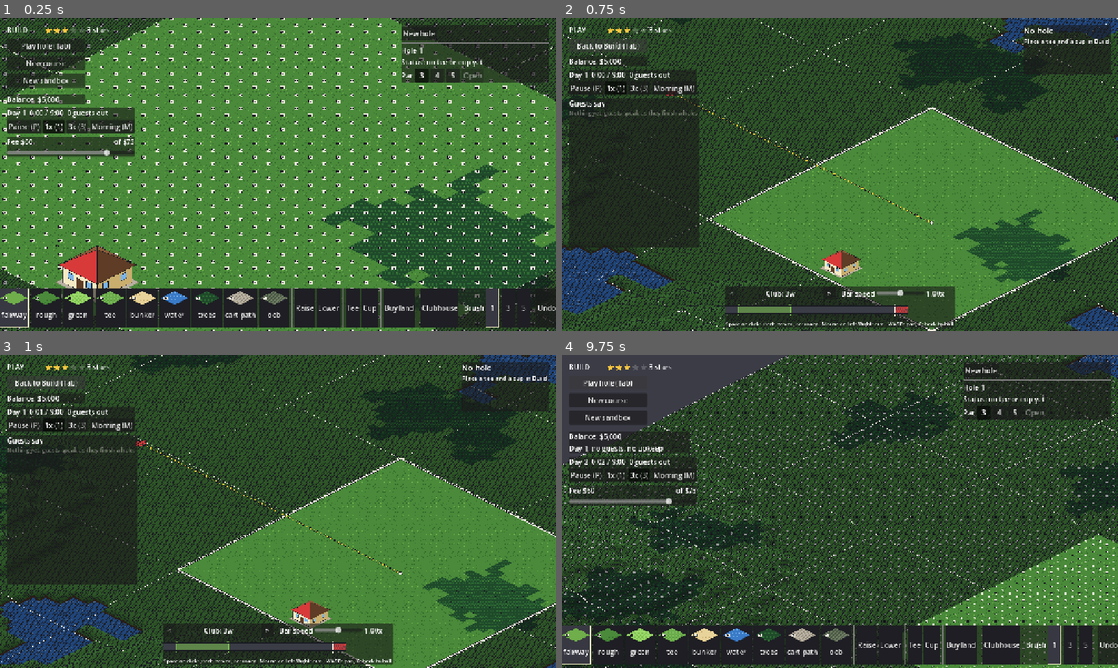
Above: before the commit, frames 1-4 (two rows, left to right).
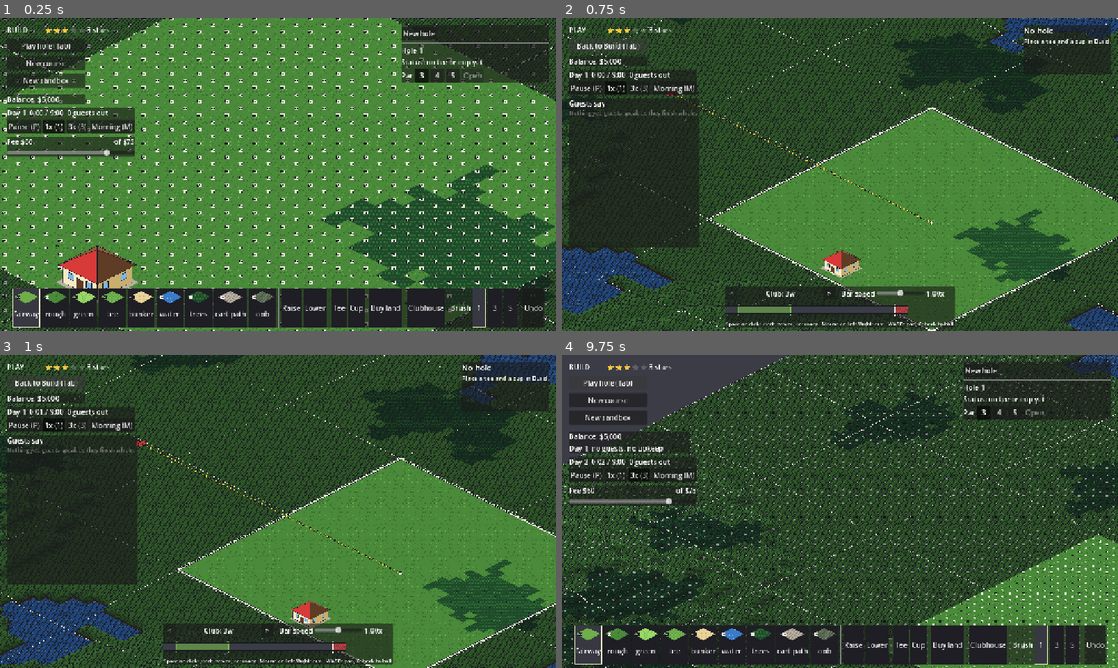
Above: after the commit, the same moments.

Repository: avdrav1/prestwick
Game: Godot game, scene res://scenes/main.tscn
The game is run twice, just before and just after one commit, with the same random seed, the same clock (stepped at 60 frames per second) and the same inputs.
Inputs (mouse positions are in pixels of both pictures, inside the frame that each line leads up to):
- Up to frame 1 (0.25 s): no input
- Up to frame 2 (0.75 s): click "Play hole (Tab)" at 0.5 s
- Up to frame 3 (1 s): no input
- Up to frame 4 (9.75 s): tap Enter (buy_confirm) at 1.25, 3.6 s; move the mouse to (962, 495) at 1.27 s; hold D (pan_right) 1.28-2 s; tap Left (aim_left) at 1.35 s; click (962, 495) at 1.42 s; drag from (728, 527) to (812, 574) at 2.02 s; click "1x (1)" at 2.75 s; move the mouse to (895, 442) at 3.52 s; hold D (pan_right) 3.53-4.25 s; drag from (812, 574) to (673, 464) at 4.27 s; click ">" at 5 s; click "<" at 5.75 s; click "3x (3)" at 6.5 s; move the mouse to (1006, 558) at 7.27 s; hold A (pan_left) 7.28-8 s; tap Up (club_prev) at 7.35 s; drag from (673, 464) to (756, 433) at 8.02 s; click "Morning (M)" at 8.75 s; click "Back to Build (Tab)" at 9.5 s

The runs differ from the first frame. In frame 1, 4.5% of the frame differs, in the area x 0-100%, y 86-99%; in frame 2, nothing differs; in frame 3, nothing differs; in frame 4, 4.5%.

Commit message:
story: E5-S13 Fit the Build toolbar in a 1280 px window
Co-Authored-By: Claude Opus 5.5 <noreply@anthropic.com>

Diff:
--- a/scenes/build_palette.gd
+++ b/scenes/build_palette.gd
@@ -3,8 +3,9 @@
 ## The Build-mode HUD bar: the 9 surfaces, `oob` included (D9; each with its tile art, so the
 ## colorblind pattern shows on the button), raise and lower, the tee and cup tools (E2-S3),
 ## Buy land (E6-S5), the Clubhouse tool (E5-S10: a click moves it, a right-click turns its
-## door), brush 1/3/5 and undo. E5-S10: buttons keep BUTTON_SIDE_MARGIN px each side (6 before),
-## so the bar with Buy land and Clubhouse still fits a 1280 px window. A view onto a BuildTool:
+## door), brush 1/3/5 and undo. E5-S10: buttons keep BUTTON_SIDE_MARGIN px each side (6 before).
+## E5-S13: the surface icons draw SURFACE_ICON_WIDTH px wide (64 before), so the whole bar, Buy
+## land and Clubhouse shown, fits a 1280 px window with a gutter at both ends. A view onto a BuildTool:
 ## buttons set the tool, and the tool's settings_changed keeps the buttons in step.
 ## Buttons are made in code from CourseBuilder.PALETTE and BuilderTuning.brush_sizes.
 
@@ -23,6 +24,13 @@
 
 ## Each button's left and right content margin, px (E5-S10; the top and bottom keep 6).
 const BUTTON_SIDE_MARGIN: int = 3
+## E5-S13: the surface buttons' tile art width, px (the 64 x 32 tile scaled to 56 x 28).
+const SURFACE_ICON_WIDTH: int = 56
+## E5-S13: the least space left between the bar and either side of a 1280 px window.
+const MIN_GUTTER: int = 16
+## E5-S13: the bar's height, px, as it was with 64 px icons, kept so the free view the camera
+## frames holes in (Main.free_view_rects) does not change with the smaller icons.
+const BAR_HEIGHT: int = 90
 
 ## Selected buttons get this border so the current tool and brush read at a glance.
 @export var selected_border: Color = Color(1.0, 0.97, 0.8)
@@ -54,7 +62,8 @@
 		b.icon = art.surface_texture(StringName(Surface.name_of(s)))
 		b.icon_alignment = HORIZONTAL_ALIGNMENT_CENTER
 		b.vertical_icon_alignment = VERTICAL_ALIGNMENT_TOP
-		b.custom_minimum_size = Vector2(64, 0)
+		b.add_theme_constant_override("icon_max_width", SURFACE_ICON_WIDTH)
+		b.custom_minimum_size = Vector2(SURFACE_ICON_WIDTH, BAR_HEIGHT)
 		b.tooltip_text = "Paint %s" % Surface.name_of(s)
 		b.pressed.connect(func() -> void: _tool.select_surface(s))
 		surface_buttons.append(b)
--- a/tests/test_builder.gd
+++ b/tests/test_builder.gd
@@ -377,6 +377,46 @@
 	assert_eq(lit, ["tee", "3"] as Array[String])
 
 
+## E5-S13: the whole Build bar lies inside a 1280 x 720 window with BuildPalette.MIN_GUTTER
+## px to spare at both ends, in every state it can be in: a New course (Buy land shown), a New
+## sandbox (Buy land hidden) and a loaded course, with each tool and brush selected.
+func test_palette_fits_a_1280_window_in_every_state() -> void:
+	var m := _main()
+	var pal: BuildPalette = m.build_palette
+	var view: Rect2 = m.get_viewport().get_visible_rect()
+	assert_eq(view.size, Vector2(1280, 720), "the project's window")
+	var inside: Rect2 = view.grow_individual(-BuildPalette.MIN_GUTTER, 0, -BuildPalette.MIN_GUTTER, 0)
+	var states: Array[String] = ["loaded", "new course", "new sandbox"]
+	for state: String in states:
+		match state:
+			"new course":
+				m.new_course(7)
+			"new sandbox":
+				m.new_sandbox()
+		var buying: bool = pal.buy_button.visible
+		if state != "loaded":
+			assert_eq(buying, state == "new course", "%s: Buy land shown" % state)
+		var tools: Array[Button] = []
+		tools.append_array(pal.surface_buttons)
+		tools.append_array([pal.raise_button, pal.lower_button, pal.tee_button, pal.cup_button,
+				pal.clubhouse_button])
+		tools.append_array(pal.brush_buttons)
+		if buying:
+			tools.append(pal.buy_button)
+		for b: Button in tools:
+			b.pressed.emit()
+			await get_tree().process_frame
+			await get_tree().process_frame
+			var r: Rect2 = pal.get_global_rect()
+			assert_true(inside.encloses(r), "%s, %s lit: bar %s inside %s" % [state, b.text, r, inside])
+			for c: Node in pal.get_child(0).get_children():
+				var btn := c as Button
+				if btn != null and btn.visible:
+					# Readable: no button squeezed below its own text and icon.
+					assert_true(btn.size.x >= btn.get_combined_minimum_size().x,
+							"%s: %s keeps its width" % [state, btn.text])
+
+
 func test_undo_shortcut() -> void:
 	assert_true(InputMap.has_action(BuildTool.UNDO_ACTION))
 	var m := _main()
Binary file added: docs/decisions/e5-s13-toolbar-new-course.png
Not shown, changed: docs/BACKLOG.md
